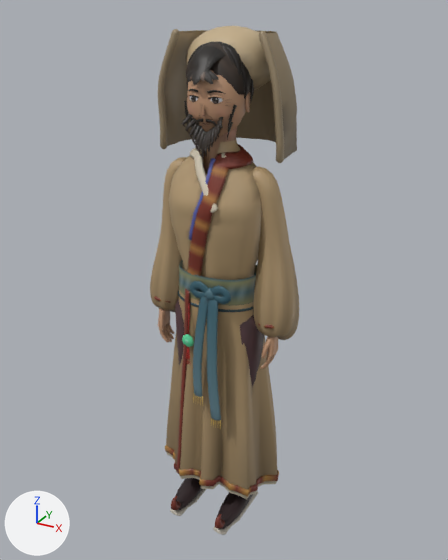
Renders of the glTF model assets/characters/folk_nomad.glb from each side of a commit.
The view is the same before and after, from a camera (50 mm lens) standing at (1.037, -1.851, 1.954) and looking at (-0.013, 0.056, 1.0). Arrows for +X, +Y and +Z are at lower left; the lights stay in place. The first picture is the older version. Vertices at exactly the same position are counted once.

Names of what the first picture shows: 'body'.
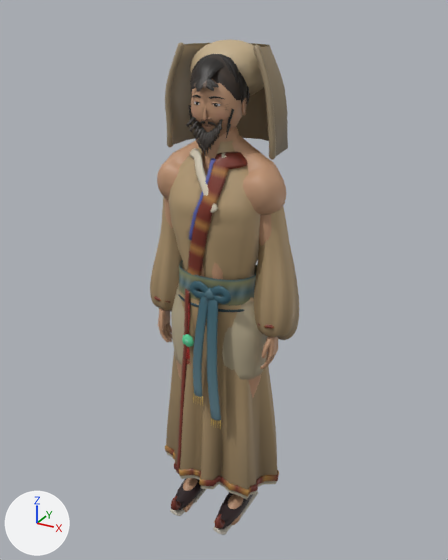
Boxes (x1, y1, x2, y2) around the edits, measured in the pictures (448 x 560 px; the box of a moved part takes in the faces that stretch with it):
'body', reshaped
    before: (150, 26, 299, 535)
    after: (150, 39, 299, 535)
'bare', added (beige)
    after: (157, 127, 286, 525)
'own', added
    after: (158, 54, 279, 369)
    faces in mat_toon: (158, 54, 279, 369)
    faces in mat_plain: (191, 95, 228, 129)
part 1 of me_body, moved or reshaped
    before: (165, 33, 276, 146)
    after: (171, 45, 269, 145)
part 2 of me_body, moved or reshaped
    before: (259, 31, 284, 163)
    after: (253, 45, 276, 160)
part 3 of me_body, deleted
    before: (158, 42, 279, 369)
part 4 of me_body, cut back
    before: (158, 26, 297, 159)
    after: (165, 39, 288, 156)

Patch to the scene script:
```diff
--- a/assets/characters/folk_nomad.glb.py
+++ b/assets/characters/folk_nomad.glb.py
@@ me_body @@
 # used by ob_body; location = (0.0, 0.0, 0.0)
-me_body.from_pydata(...)  # 20190 vertices, 38678 faces; spans x -0.3..0.3, y -0.22..0.3, z 0.0..1.9
+me_body.from_pydata(...)  # 8460 vertices, 16094 faces; spans x -0.3..0.3, y -0.22..0.26, z 0.0..1.86
+# me_body part 1: the loose piece of 153 vertices spanning x -0.23..0.23, y -0.01..0.28, z 1.5..1.88 is scaled about its middle by (0.88, 0.88, 0.875), then moved by (0.0, -0.02, -0.02)
+# me_body part 2: the loose piece of 80 vertices spanning x 0.15..0.24, y -0.03..0.01, z 1.49..1.89 is scaled about its middle by (0.88, 0.88, 0.876), then moved by (-0.02, 0.0, -0.02)
+# me_body part 3: 127 loose pieces with 8782 vertices, spanning x -0.25..0.25, y -0.13..0.13, z 0.72..1.86, are deleted
+# me_body part 4: 19 vertices moved within x -0.21..0.12, y -0.01..0.17, z 1.5..1.84; 3384 vertices removed from x -0.25..0.25, y -0.11..0.3, z 1.49..1.9; 436 vertices added at x -0.22..0.22, y -0.04..0.26, z 1.5..1.86
 me_body.materials.append(mat_toon)
-me_body.materials.append(mat_plain)
-me_body.materials.append(mat_glow)
@@ me_own @@
+me_own.from_pydata(...)  # 12009 vertices, 23118 faces; spans x -0.252..0.252, y -0.113..0.118, z 0.725..1.819
+# faces by material slot: [17660, 5362, 96]
+me_own.materials.append(mat_toon)
+me_own.materials.append(mat_plain)
+me_own.materials.append(mat_glow)
@@ me_bare @@
+me_bare.from_pydata(...)  # 5508 vertices, 10984 faces; spans x -0.26..0.26, y -0.17..0.15, z 0.0..1.64
+me_bare.materials.append(mat_toon)
@@ ob_own @@
+ob_own = bpy.data.objects.new('own', me_own)
+ob_own.location = (0.0, 0.0, 0.0)
@@ ob_bare @@
+ob_bare = bpy.data.objects.new('bare', me_bare)
+ob_bare.location = (0.0, 0.0, 0.0)
```
